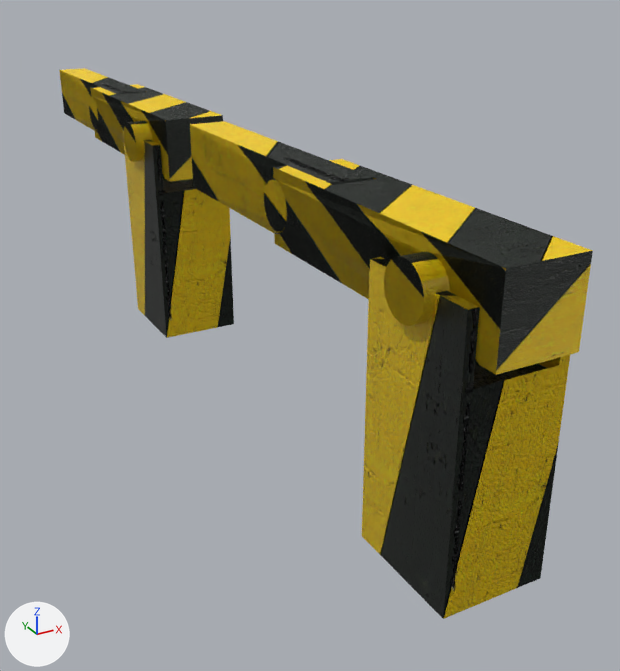
One commit to the Blender file Assets/Blender/PräsiProbe/Schranke die 2te.blend: the scene before it, then after it.
The view is the same before and after, from a 50 mm lens placed at (-3.16, -8.73, 3.74), pointed at (0.73, -1.66, 0.2). The axes (+X, +Y, +Z) are drawn at lower left. The lights are the same throughout.
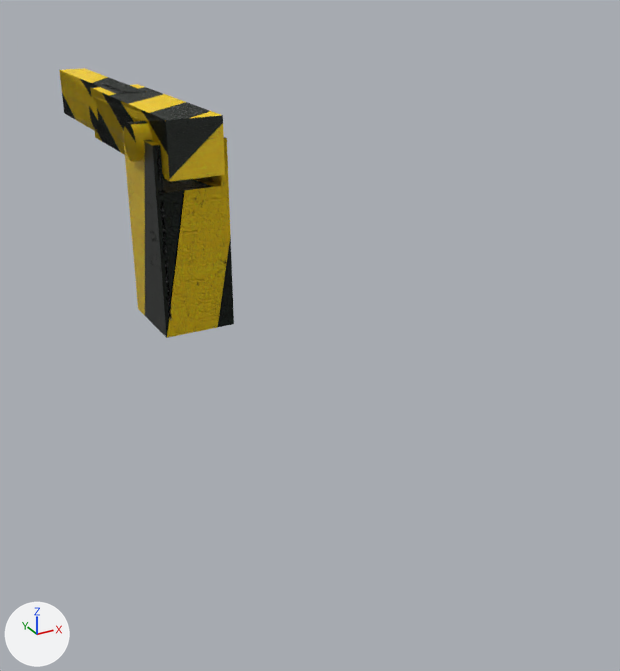
Changed parts and their boxes (x1, y1, x2, y2) in the pictures (620 x 671 px):
'Cube.002', deleted
    before: (362, 257, 570, 619)
'Cylinder.004', deleted
    before: (273, 159, 593, 375)
'Cylinder.003', deleted
    before: (190, 121, 373, 233)

The change, as a list of edits to the scene's bpy script:
```text
Remove ob_cylinder_003:
    ob_cylinder_003 = bpy.data.objects.new('Cylinder.003', me_cylinder_003)
    ob_cylinder_003.location = (0.0, -2.96, 2.0)
    ob_cylinder_003.rotation_euler = (0.0, -1.571, 0.0)  # degrees (0, -90, 0)
    ob_cylinder_003.scale = (0.2, 0.2, 0.288)
Remove ob_cylinder_004:
    ob_cylinder_004 = bpy.data.objects.new('Cylinder.004', me_cylinder_004)
    ob_cylinder_004.location = (0.0, -4.96, 2.0)
    ob_cylinder_004.rotation_euler = (0.0, -1.571, 0.0)  # degrees (0, -90, 0)
    ob_cylinder_004.scale = (0.2, 0.2, 0.48)
Remove ob_cube_002:
    ob_cube_002 = bpy.data.objects.new('Cube.002', me_cube_001)
    ob_cube_002.location = (0.0, -4.96, 1.0)
    ob_cube_002.scale = (0.4, 0.48, 1.04)
```
